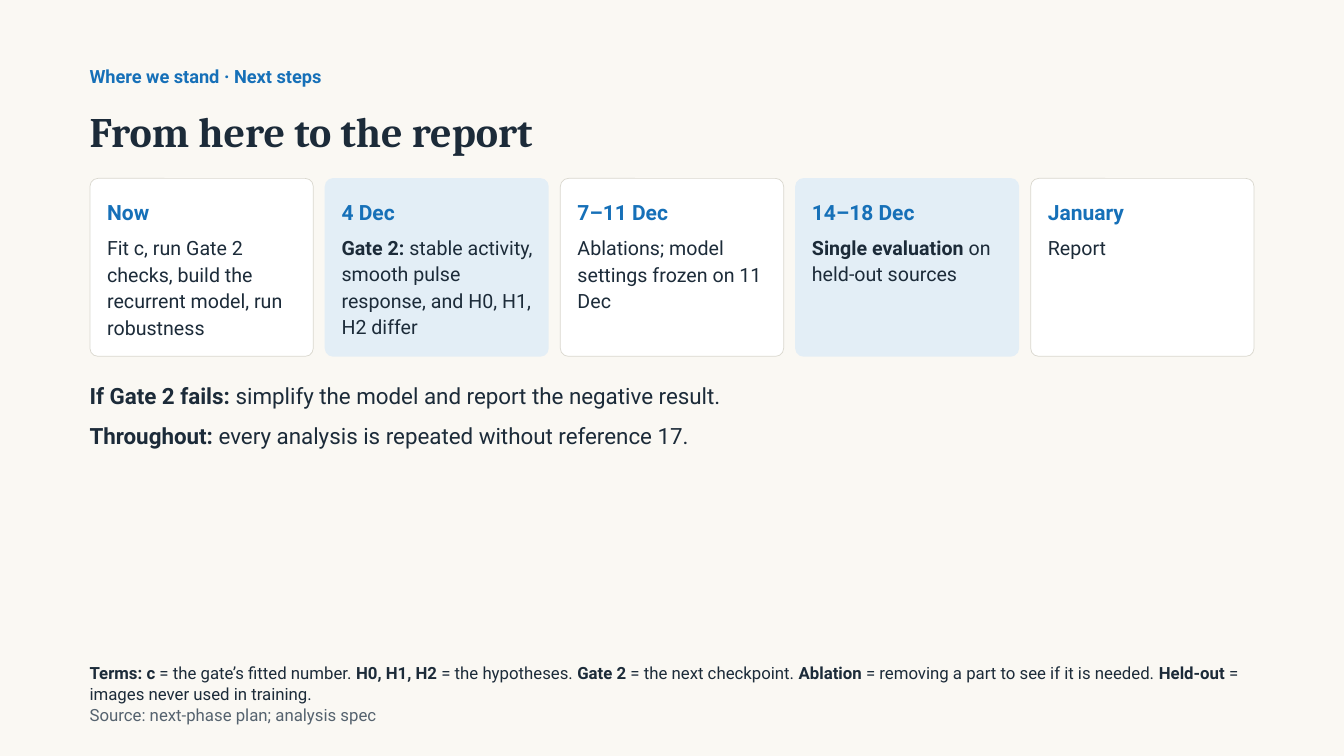
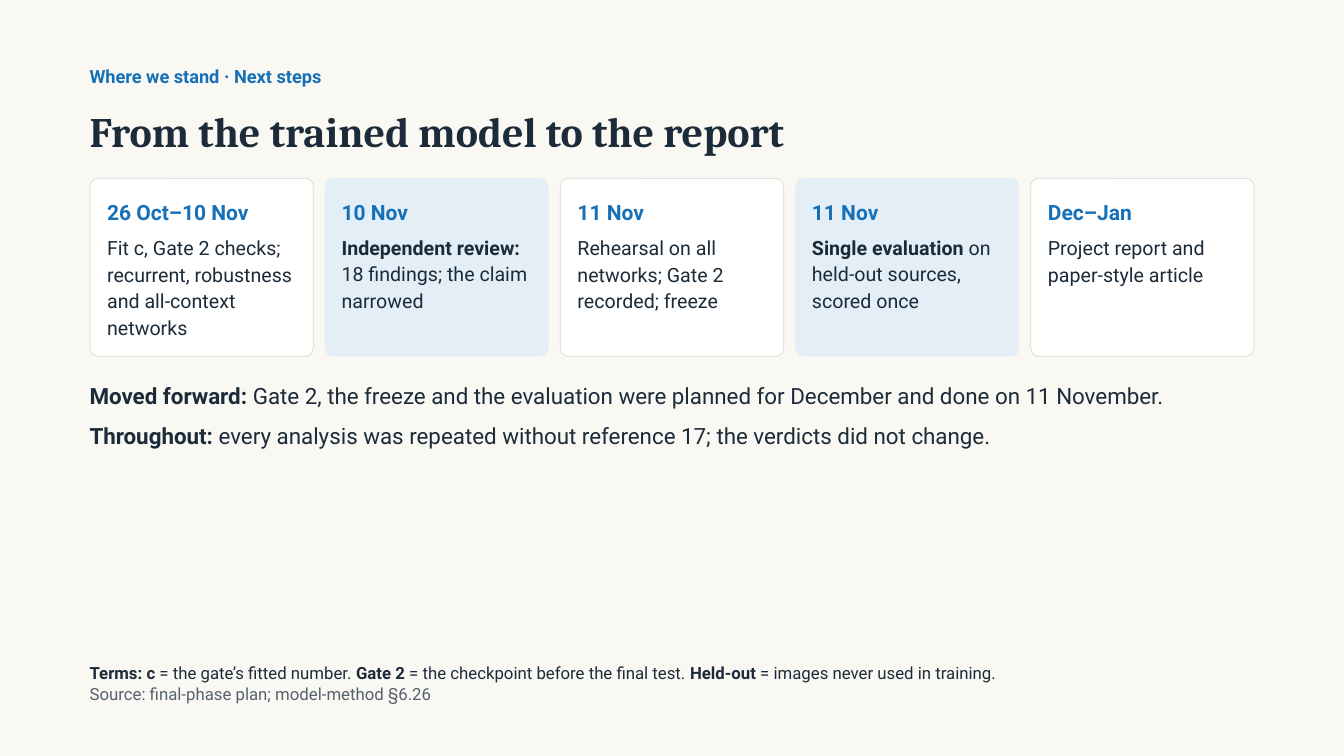
Before and after one commit to emrecandir9/TRDP, a slide deck: slide 80 of docs/TRDP Study Progress.pptx (slide 71 before the commit). Drawn at 1344x756 pixels with LibreOffice and Linux fonts; fonts in the diff are those of the drawing. Boxes give left, top, right and bottom in pixels: in the first picture for what was removed or moved away, otherwise in the second. Text is boxed around its words. In the diff, an @@ line names an element or a change of style, - is before the commit and + after.

Commit message:
Presentations updated to 12 November: Gate 2, review, freeze and the held-out result
Full deck: new section 7 (slides 66-74) and revised overview, status,
timeline, weak points and summary. Short version: pages 1-2 rebuilt and
pages 17-24 replaced. docs/README.md lists both as current.

```diff
--- a/docs/TRDP Study Progress.pptx
+++ b/docs/TRDP Study Progress.pptx
@@ title at (x1=90, y1=117, x2=784, y2=156): text changed @@
-From here to the report
+From the trained model to the report
@@ text at (x1=107, y1=205, x2=248, y2=221): text changed @@
-Now
+26 Oct–10 Nov
@@ text at (x1=342, y1=205, x2=408, y2=220): text changed @@
-4 Dec
+10 Nov
@@ text at (x1=577, y1=205, x2=644, y2=221): text changed @@
-7–11 Dec
+11 Nov
@@ text at (x1=812, y1=205, x2=878, y2=220): text changed @@
-14–18 Dec
+11 Nov
@@ text at (x1=1048, y1=205, x2=1132, y2=221): text changed @@
-January
+Dec–Jan
@@ text at (x1=107, y1=240, x2=293, y2=336): text changed @@
-Fit c, run Gate 2 checks, build the recurrent model, run robustness
+Fit c, Gate 2 checks; recurrent, robustness and all-context networks
@@ text at (x1=342, y1=240, x2=528, y2=308): text changed @@
-Gate 2: stable activity, smooth pulse response, and H0, H1, H2 differ
+Independent review: 18 findings; the claim narrowed
@@ text at (x1=577, y1=240, x2=724, y2=311): text changed @@
-Ablations; model settings frozen on 11 Dec
+Rehearsal on all networks; Gate 2 recorded; freeze
@@ text at (x1=812, y1=240, x2=991, y2=308): text changed @@
-Single evaluation on held-out sources
+Single evaluation on held-out sources, scored once
@@ text at (x1=1048, y1=240, x2=1205, y2=286): text changed @@
-Report
+Project report and paper-style article
@@ text at (x1=90, y1=387, x2=1163, y2=409): text changed @@
-If Gate 2 fails: simplify the model and report the negative result.
+Moved forward: Gate 2, the freeze and the evaluation were planned for December and done on 11 November.
@@ text at (x1=90, y1=427, x2=991, y2=449): text changed @@
-Throughout: every analysis is repeated without reference 17.
+Throughout: every analysis was repeated without reference 17; the verdicts did not change.
@@ text at (x1=90, y1=666, x2=995, y2=704): text changed @@
-Terms: c = the gate’s fitted number. H0, H1, H2 = the hypotheses. Gate 2 = the next checkpoint. Ablation = removing a part to see if it is needed. Held-out = images never used in training.
-Source: next-phase plan; analysis spec
+Terms: c = the gate’s fitted number. Gate 2 = the checkpoint before the final test. Held-out = images never used in training.
+Source: final-phase plan; model-method §6.26
```
Also in this commit, not shown: 13 other slides changed, 9 slides added, 2 other files.
